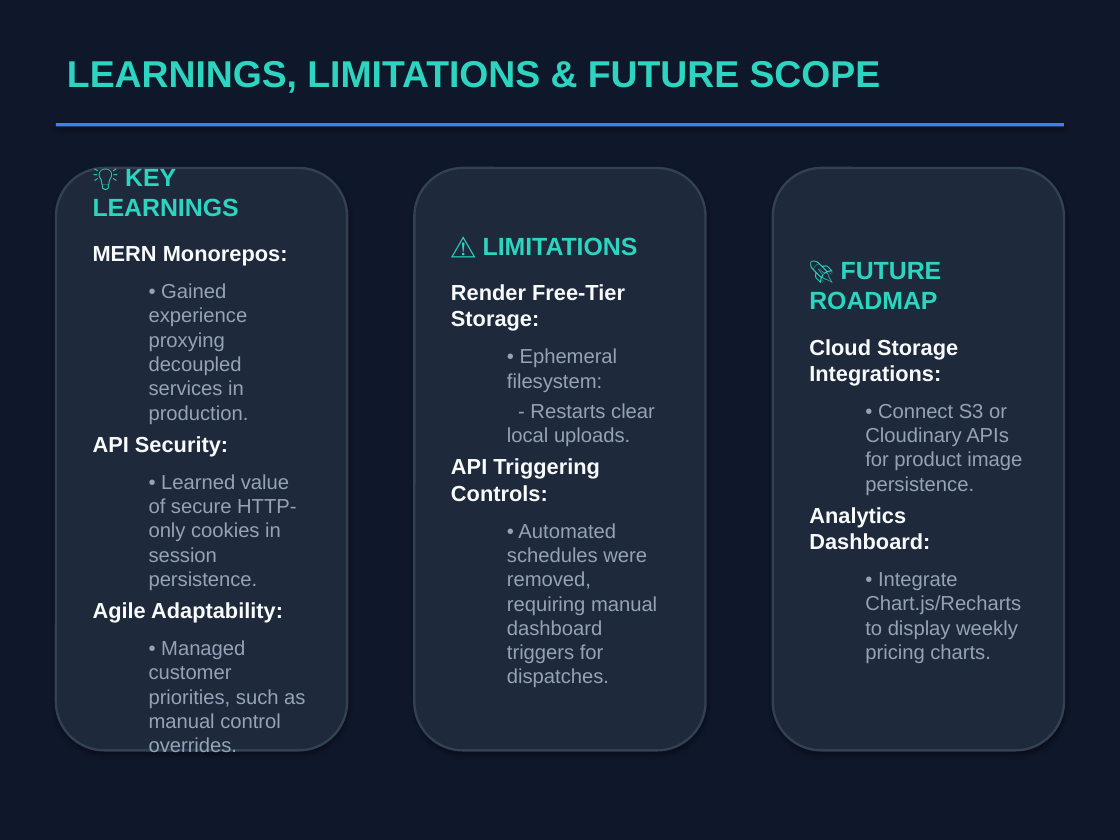
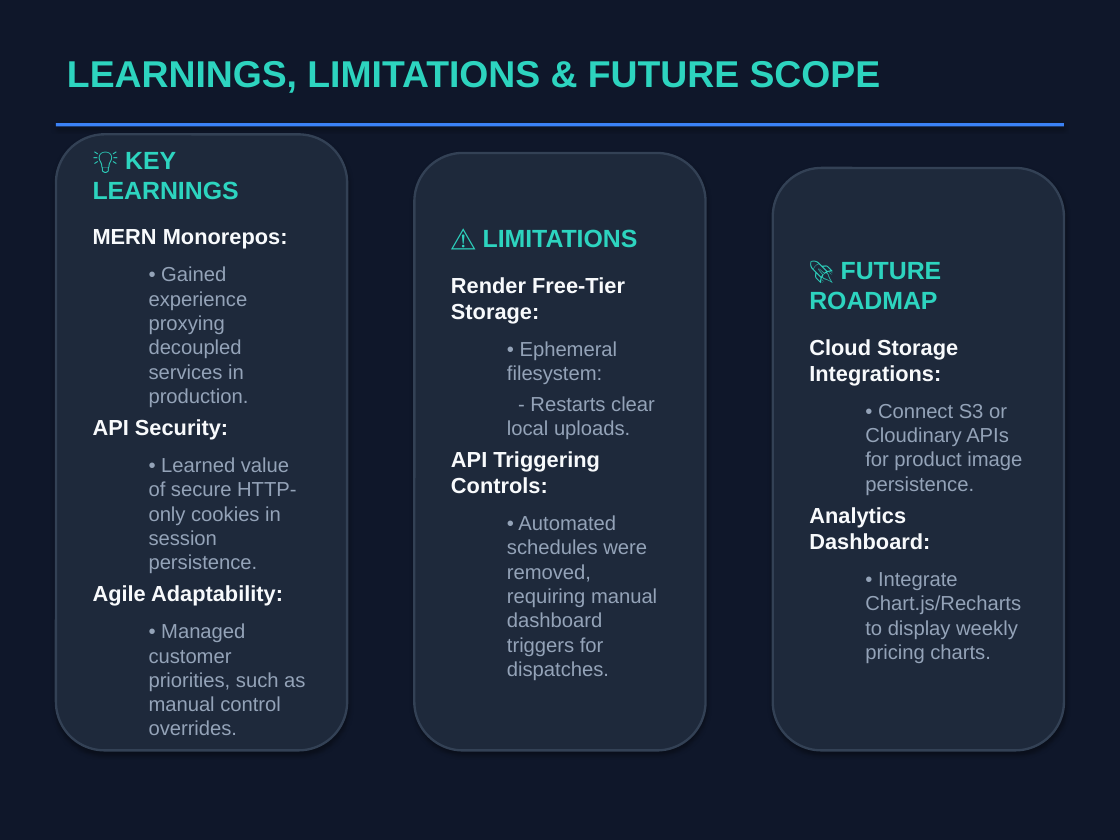
Before and after one commit to naveen7607/vigneshwara-traders, a slide deck: slide 15 of Final Presentation_v2.pptx. Drawn at 1120x840 pixels with LibreOffice and Linux fonts; fonts in the diff are those of the drawing. Boxes give left, top, right and bottom in pixels: in the first picture for what was removed or moved away, otherwise in the second. Text is boxed around its words. In the diff, an @@ line names an element or a change of style, - is before the commit and + after.

```diff
--- a/Final Presentation_v2.pptx
+++ b/Final Presentation_v2.pptx
@@ rounded rectangle "💡 KEY LEARNINGS": place and size @@
-rounded rectangle "💡 KEY LEARNINGS" at bbox=[56, 168, 347, 750]
+rounded rectangle "💡 KEY LEARNINGS" at bbox=[56, 134, 347, 750]
@@ rounded rectangle "⚠️ LIMITATIONS": place and size @@
-rounded rectangle "⚠️ LIMITATIONS" at bbox=[414, 168, 706, 750]
+rounded rectangle "⚠️ LIMITATIONS" at bbox=[414, 153, 706, 750]
```
Also in this commit, not shown: 9 other slides changed, 2 other files.
